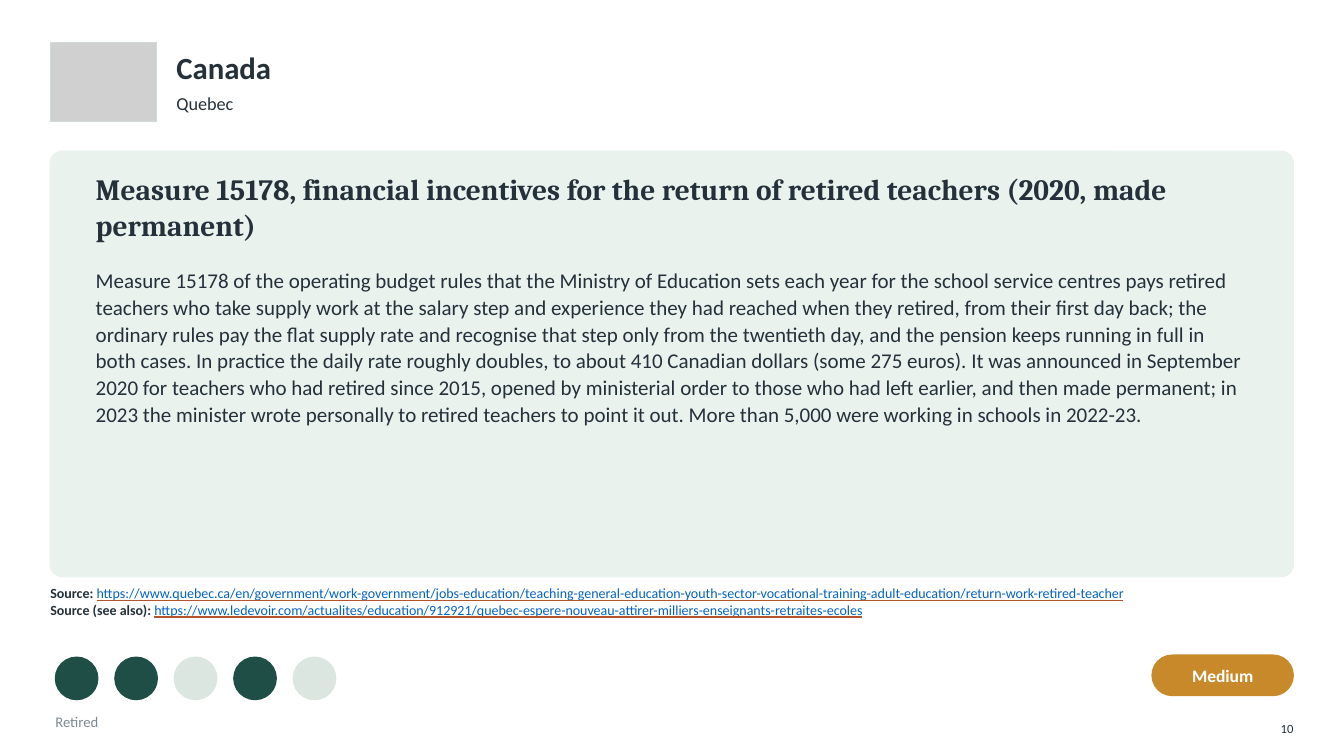
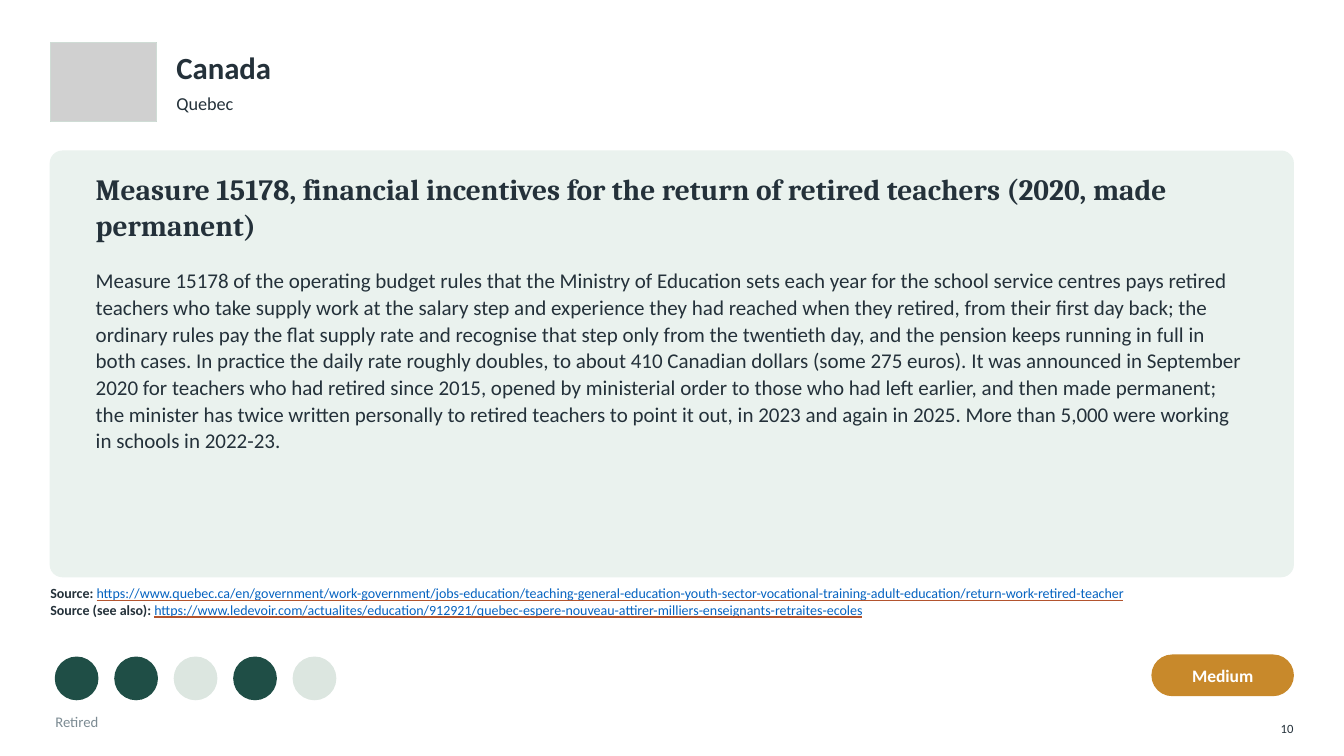
Before and after one commit to jedr1-ship-it/Alternative-Pathways----Quant, a slide deck: slide 10 of policies/Re-attracting_Former_Teachers.pptx. Drawn at 1344x756 pixels with LibreOffice and Linux fonts; fonts in the diff are those of the drawing; grey boxes stand for pictures; background and template pictures are left out. Boxes give left, top, right and bottom in pixels: in the first picture for what was removed or moved away, otherwise in the second. Text is boxed around its words. In the diff, an @@ line names an element or a change of style, - is before the commit and + after.

```diff
--- a/policies/Re-attracting_Former_Teachers.pptx
+++ b/policies/Re-attracting_Former_Teachers.pptx
@@ text at [96,273,1241,448]: text changed @@
-Measure 15178 of the operating budget rules that the Ministry of Education sets each year for the school service centres pays retired teachers who take supply work at the salary step and experience they had reached when they retired, from their first day back; the ordinary rules pay the flat supply rate and recognise that step only from the twentieth day, and the pension keeps running in full in both cases. In practice the daily rate roughly doubles, to about 410 Canadian dollars (some 275 euros). It was announced in September 2020 for teachers who had retired since 2015, opened by ministerial order to those who had left earlier, and then made permanent; in 2023 the minister wrote personally to retired teachers to point it out. More than 5,000 were working in schools in 2022-23.
+Measure 15178 of the operating budget rules that the Ministry of Education sets each year for the school service centres pays retired teachers who take supply work at the salary step and experience they had reached when they retired, from their first day back; the ordinary rules pay the flat supply rate and recognise that step only from the twentieth day, and the pension keeps running in full in both cases. In practice the daily rate roughly doubles, to about 410 Canadian dollars (some 275 euros). It was announced in September 2020 for teachers who had retired since 2015, opened by ministerial order to those who had left earlier, and then made permanent; the minister has twice written personally to retired teachers to point it out, in 2023 and again in 2025. More than 5,000 were working in schools in 2022-23.
```
Also in this commit, not shown: 1 other slide changed, 9 other files.
